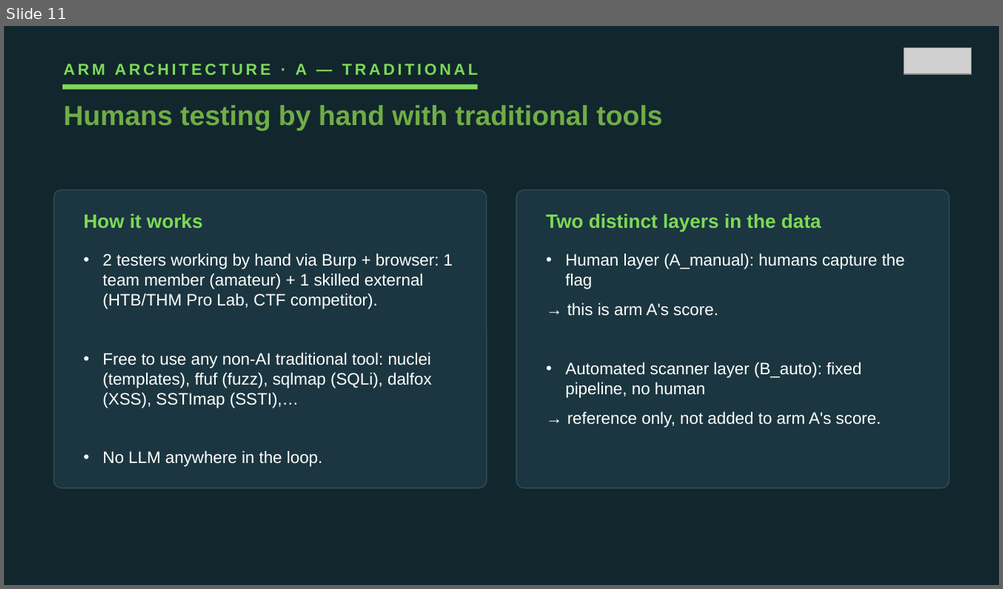
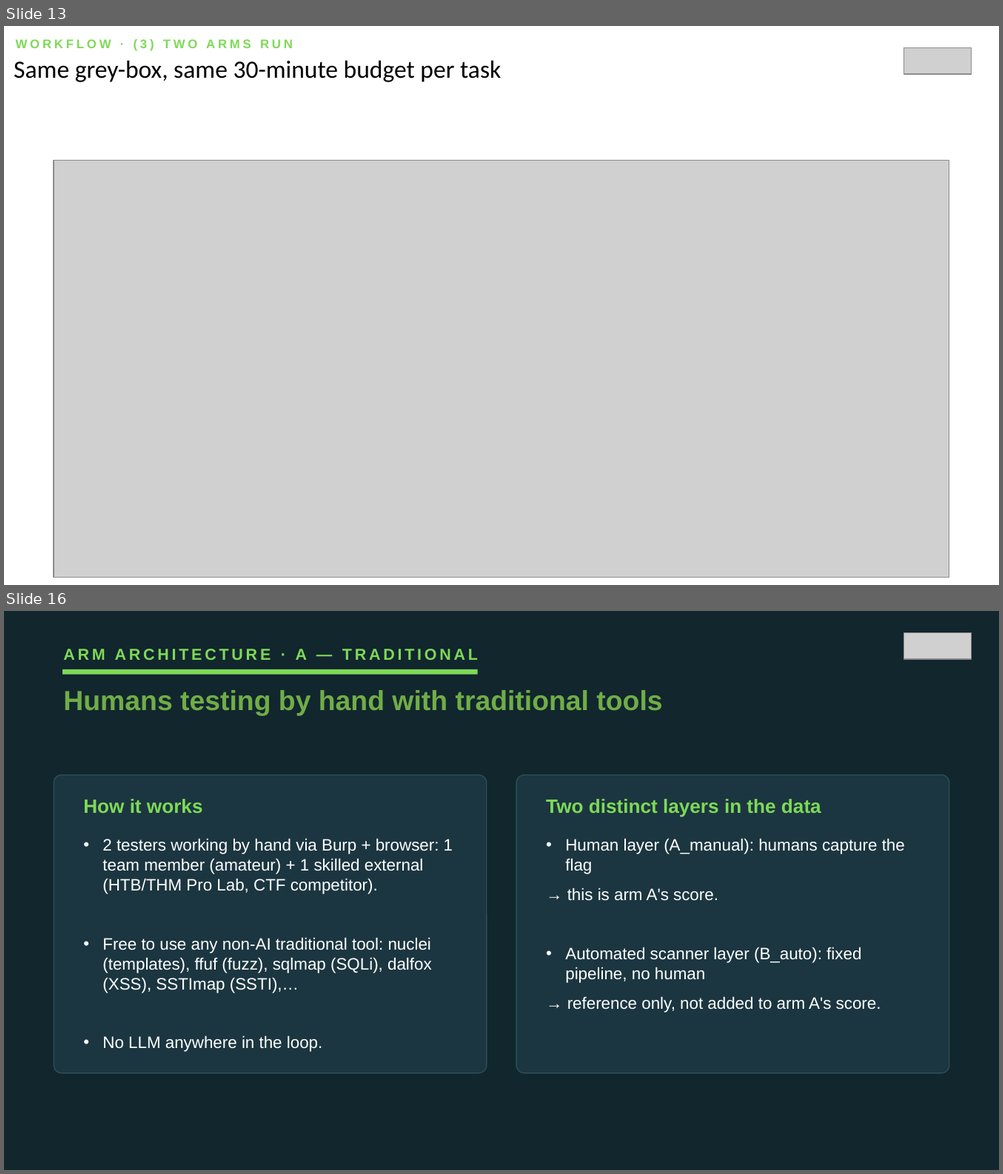
Before and after one commit to VuNguyenBinh/KLTN-FA26, a slide deck: Slide/KTLN_slide_EN.pptx. Shown one above the other, each under a label of ours: slide 11 before the commit, slides 13 and 16 after it; the slides between them are not shown. The pictures are 1003x589 and 1003x1174 pixels, drawn with LibreOffice and Linux fonts; fonts in the diff are those of the drawing; grey boxes stand for pictures. Boxes give left, top, right and bottom in pixels: in the first picture for what was removed or moved away, otherwise in the second. Text is boxed around its words. In the diff, an @@ line names an element or a change of style, - is before the commit and + after.

```diff
--- a/Slide/KTLN_slide_EN.pptx
+++ b/Slide/KTLN_slide_EN.pptx
@@ slide 13 added at bbox=[4, 26, 999, 585], background #FFFFFF @@
@@ text added at bbox=[16, 39, 293, 51], 9 pt, text #7ED957, bold @@
+WORKFLOW · (3) TWO ARMS RUN
@@ text added at bbox=[14, 60, 501, 82], 18 pt, text #000000 @@
+Same grey-box, same 30-minute budget per task
@@ picture added at bbox=[903, 48, 970, 74] @@
@@ picture added at bbox=[54, 160, 949, 578] @@
@@ what was slide 11 is now slide 16 @@
```
Also in this commit, not shown: 4 other slides added, 2 other files.
